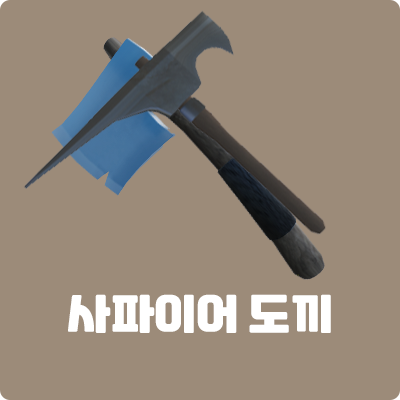
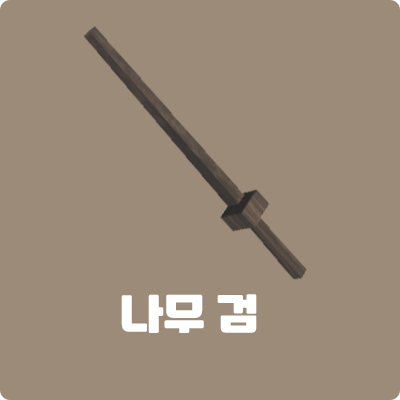
Layered file, before and after one edit (400px x 400px). Changes by layer:
added layer "레이어 11" above "레이어 4" over [83, 26, 308, 280]
hid "레이어 4" over [24, 10, 326, 235]
hid "레이어 10" over [51, 37, 325, 280]
renamed "사파이어 도끼" to "나무 검", painted on it over [68, 294, 331, 333]
